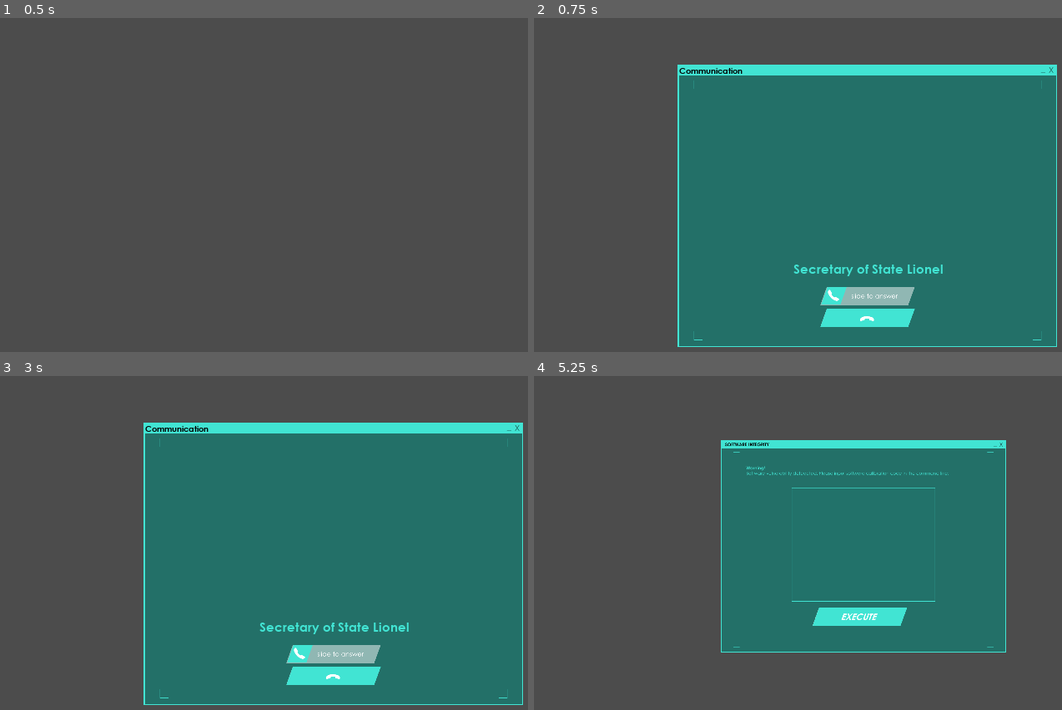
Above: before the commit, frames 1-4 (two rows, left to right).
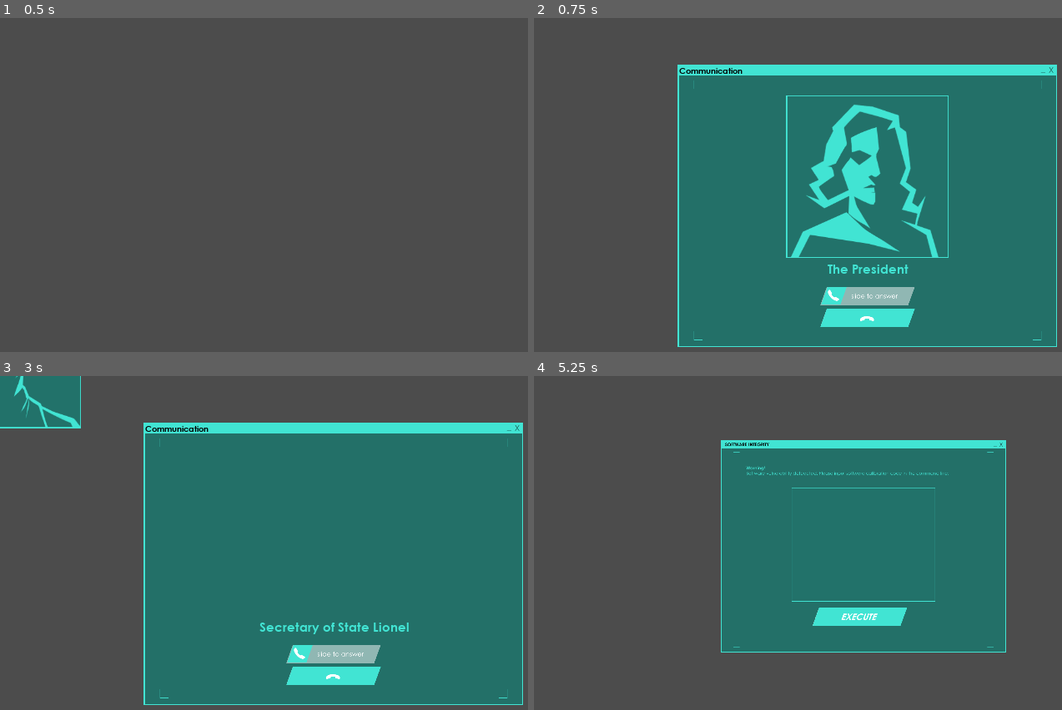
Above: after the commit, the same moments.

Repository: CoderJet/GMTK-20
Game: Godot game, scene res://GameManager.tscn
Same seed, same stepped clock (60 frames per second), same inputs: the game is played once before the commit and once after it. This scene is started directly instead of the project's main scene.
Inputs (mouse positions are in pixels of both pictures, inside the frame that each line leads up to):
- Up to frame 1 (0.5 s): no input
- Up to frame 2 (0.75 s): tap Enter at 0.5 s; move the mouse to (1014, 185) at 0.52 s; tap 4 at 0.6 s
- Up to frame 3 (3 s): click (300, 653) at 1.25 s; click (332, 676) at 2 s; tap Space at 2.75 s; move the mouse to (200, 583) at 2.77 s; tap 4 at 2.85 s
- Up to frame 4 (5.25 s): click (834, 653) at 3.5 s; click (866, 676) at 4.25 s; tap Enter at 5 s; move the mouse to (935, 479) at 5.02 s; tap 1 at 5.1 s

Frame 1 is identical in both runs. In frame 2, 4.6% of the frame differs, in the area x 47-79%, y 23-78%; in frame 3, 2.4%; in frame 4, nothing differs.

Commit message:
Finished switch game

Diff:
--- a/GameManager.gd
+++ b/GameManager.gd
@@ -114,6 +114,13 @@
 func open_switch_game() -> void:
 	if currentNode == null:
 		currentNode = switchMiniGame.instance()
+		randomize()
+
+		if randf() > 0.25:
+			currentNode.initiate_minigame(currentNode.CALL_TYPE.WORK)
+		else:
+			currentNode.initiate_minigame(currentNode.CALL_TYPE.PERSONAL)
+
 		currentNode.connect("finished", self, "_on_switch_closed")
 		add_child(currentNode)
 
--- a/src/SwitchMiniGame/SwitchMiniGame.gd
+++ b/src/SwitchMiniGame/SwitchMiniGame.gd
@@ -8,12 +8,12 @@
 
 signal finished
 
-onready var slider = get_node("SlideBackground/SliderPickup")
-onready var slider_anim = get_node("SlideBackground/AnimationPlayer")
+onready var slider = $SlideBackground/SliderPickup
+onready var slider_anim = $SlideBackground/AnimationPlayer
 
-onready var female_avatar = get_node("Node/FemalePortrait")
-onready var male_avatar = get_node("Node/MalePortrait")
-onready var contact_name = get_node("Node/ContactName")
+onready var female_avatar = $Avatars/FemalePortrait
+onready var male_avatar = $Avatars/MalePortrait
+onready var contact_name = $Avatars/ContactName
 
 export (String, MULTILINE) var PersonalFemales
 export (String, MULTILINE) var PersonalMales
@@ -29,8 +29,7 @@
 
 # Called when the node enters the scene tree for the first time.
 func _ready() -> void:
-	male_avatar.visible = false
-	male_avatar.visible = false
+	pass
 
 
 func initiate_minigame(value : int) -> void:
@@ -38,23 +37,23 @@
 	randomize()
 
 	if current_call_type == CALL_TYPE.PERSONAL:
-		if randf() > 1.25:
+		if randf() > 0.25:
 			var items = PersonalFemales.split('\n')
-			contact_name.text = items[randi() % items.size()].strip_edges()
-			female_avatar.visible = true
+			$Avatars/ContactName.text = items[randi() % items.size()].strip_edges()
+			$Avatars/FemalePortrait.visible = true
 		else:
 			var items = PersonalMales.split('\n')
-			contact_name.text = items[randi() % items.size()].strip_edges()
-			male_avatar.visible = true
+			$Avatars/ContactName.text = items[randi() % items.size()].strip_edges()
+			$Avatars/MalePortrait.visible = true
 	else:
 		if randf() > 0.5:
 			var items = WorkFemales.split('\n')
-			contact_name.text = items[randi() % items.size()].strip_edges()
-			female_avatar.visible = true
+			$Avatars/ContactName.text = items[randi() % items.size()].strip_edges()
+			$Avatars/FemalePortrait.visible = true
 		else:
 			var items = WorkMales.split('\n')
-			contact_name.text = items[randi() % items.size()].strip_edges()
-			male_avatar.visible = true
+			$Avatars/ContactName.text = items[randi() % items.size()].strip_edges()
+			$Avatars/MalePortrait.visible = true
 
 
 func _process(delta: float) -> void:
--- a/src/SwitchMiniGame/SwitchMiniGame.tscn
+++ b/src/SwitchMiniGame/SwitchMiniGame.tscn
@@ -35,10 +35,13 @@
 "_edit_use_anchors_": false
 }
 PersonalFemales = "Mum
-"
-PersonalMales = "Dodgey Dave"
-WorkFemales = "The President"
-WorkMales = "Secretary of State Lionel"
+Beatrice"
+PersonalMales = "Dodgey Dave
+Corner Shop Tim"
+WorkFemales = "The President
+The Prime Minister"
+WorkMales = "Secretary of State Lionel
+The Janitor"
 
 [node name="Window" type="NinePatchRect" parent="."]
 anchor_left = 0.5
@@ -122,9 +125,12 @@
 "_edit_use_anchors_": false
 }
 
-[node name="Node" type="Node" parent="."]
+[node name="Avatars" type="Control" parent="."]
+__meta__ = {
+"_edit_use_anchors_": false
+}
 
-[node name="FemalePortrait" type="TextureRect" parent="Node"]
+[node name="FemalePortrait" type="TextureRect" parent="Avatars"]
 visible = false
 margin_left = 484.0
 margin_top = 147.5
@@ -135,7 +141,8 @@
 "_edit_use_anchors_": false
 }
 
-[node name="MalePortrait" type="TextureRect" parent="Node"]
+[node name="MalePortrait" type="TextureRect" parent="Avatars"]
+visible = false
 anchor_left = 0.5
 anchor_top = 0.5
 anchor_right = 0.5
@@ -146,7 +153,7 @@
 margin_bottom = 100.5
 texture = ExtResource( 7 )
 
-[node name="ContactName" type="Label" parent="Node"]
+[node name="ContactName" type="Label" parent="Avatars"]
 margin_left = 484.0
 margin_top = 466.0
 margin_right = 797.0
